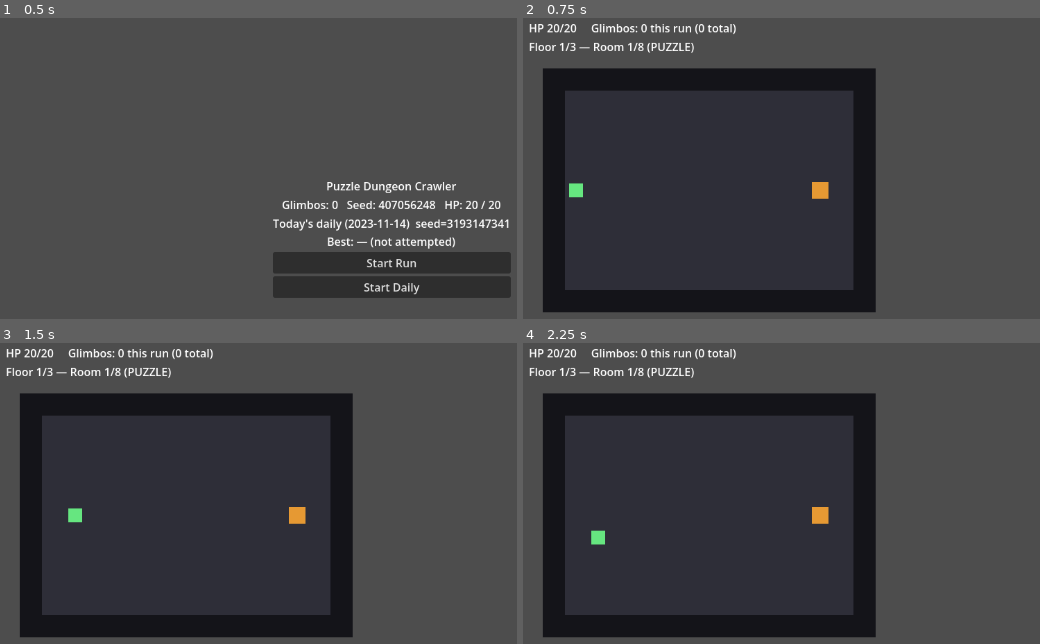
Above: before the commit, frames 1-4 (two rows, left to right).
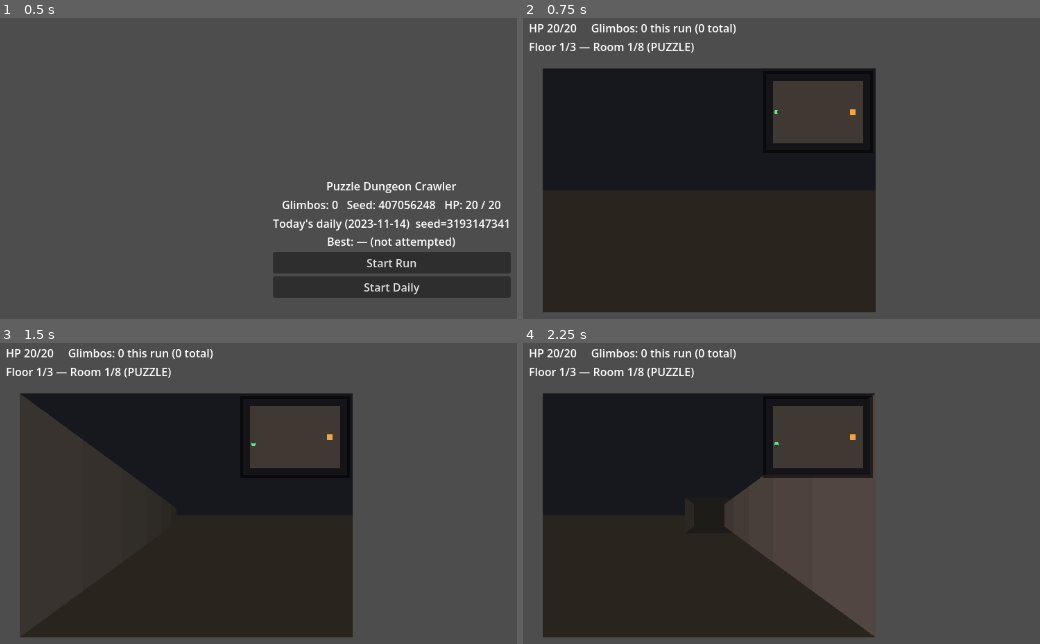
Above: after the commit, the same moments.

Repository: NickSanft/puzzle-dungeon-crawler
Game: Godot game, scene res://scenes/ui/main.tscn
Same seed, same stepped clock (60 frames per second), same inputs: the game is played once before the commit and once after it.
Inputs (mouse positions are in pixels of both pictures, inside the frame that each line leads up to):
- Up to frame 1 (0.5 s): no input
- Up to frame 2 (0.75 s): click "Start Run" at 0.5 s
- Up to frame 3 (1.5 s): tap Enter at 1.25 s; move the mouse to (outside the picture) at 1.27 s; hold D from 1.28 s (still down); tap Q at 1.35 s; click (outside the picture) at 1.42 s
- Up to frame 4 (2.25 s): tap E at 1.55, 2.1 s; tap Space at 2 s; move the mouse to (755, 583) at 2.02 s; release D at 2.03 s; hold S from 2.03 s (still down)

Frame 1 is identical in both runs. In frame 2, 35% of the frame differs, in the area x 8-66%, y 20-91%; in frame 3, 29%; in frame 4, 37%, in the area x 8-69%, y 16-98%.

Commit message:
First person corridor minimap

Diff:
--- a/scenes/dungeon/dungeon.gd
+++ b/scenes/dungeon/dungeon.gd
@@ -1,27 +1,55 @@
+class_name Dungeon
 extends Node2D
 
-const TILE_SIZE := 32
+# --- Grid / room config ---
 const ROOM_W := 15
 const ROOM_H := 11
 const ROOM_MID_Y := 5  # ROOM_H / 2
 
-const COLOR_FLOOR := Color(0.18, 0.18, 0.22)
-const COLOR_WALL := Color(0.08, 0.08, 0.1)
-const COLOR_PLAYER := Color(0.4, 0.9, 0.5)
-const COLOR_TRIGGER_PUZZLE := Color(0.9, 0.6, 0.2)
-const COLOR_TRIGGER_SHOP := Color(0.6, 0.4, 0.9)
-const COLOR_TRIGGER_BOSS := Color(0.9, 0.25, 0.3)
-const COLOR_DOOR := Color(0.5, 0.5, 0.55)
-
-enum Tile { FLOOR, WALL, DOOR }
+# --- First-person view config ---
+const VIEW_W := 480
+const VIEW_H := 352
+const MAX_VIS_DEPTH := 5
+# Per-step shrink of the depth frame. Smaller = faster convergence = shorter-feeling corridor.
+const DEPTH_SCALE := 0.62
+
+# --- Minimap ---
+const MINIMAP_TILE := 10
+const MINIMAP_MARGIN := 8
+
+# 0 = North, 1 = East, 2 = South, 3 = West
+const FACING_VECTORS: Array[Vector2i] = [
+	Vector2i(0, -1),
+	Vector2i(1, 0),
+	Vector2i(0, 1),
+	Vector2i(-1, 0),
+]
+
+# --- Palette ---
+const COLOR_CEILING := Color(0.09, 0.09, 0.12)
+const COLOR_FLOOR := Color(0.16, 0.14, 0.12)
+const COLOR_WALL_FRONT := Color(0.32, 0.28, 0.25)
+const COLOR_WALL_SIDE := Color(0.22, 0.2, 0.18)
+const COLOR_WALL_FAR := Color(0.12, 0.11, 0.1)
+const COLOR_TRIGGER_PUZZLE := Color(0.95, 0.65, 0.25)
+const COLOR_TRIGGER_SHOP := Color(0.65, 0.45, 0.95)
+const COLOR_TRIGGER_BOSS := Color(0.95, 0.3, 0.35)
+const COLOR_MINIMAP_BG := Color(0, 0, 0, 0.55)
+const COLOR_MINIMAP_FLOOR := Color(0.25, 0.22, 0.2)
+const COLOR_MINIMAP_WALL := Color(0.08, 0.08, 0.1)
+const COLOR_MINIMAP_PLAYER := Color(0.4, 0.9, 0.5)
+const COLOR_MINIMAP_FACING := Color(0.1, 0.25, 0.12)
+
+enum Tile { FLOOR, WALL }
 
 signal trigger_entered(room_type: String)
 
 var _tiles: Array = []
-var _player_pos: Vector2i = Vector2i(1, 1)
-var _trigger_pos: Vector2i = Vector2i(7, ROOM_MID_Y)
+var _player_pos: Vector2i = Vector2i(1, ROOM_MID_Y)
+var _trigger_pos: Vector2i = Vector2i(ROOM_W - 3, ROOM_MID_Y)
 var _trigger_type: String = "PUZZLE"
 var _active: bool = true
+var _player_facing: int = 1  # start facing East, toward the trigger
 
 func _ready() -> void:
 	_build_room()
@@ -39,6 +67,7 @@
 		_tiles.append(row)
 	_player_pos = Vector2i(1, ROOM_MID_Y)
 	_trigger_pos = Vector2i(ROOM_W - 3, ROOM_MID_Y)
+	_player_facing = 1
 
 func load_room(room_type: String) -> void:
 	_trigger_type = room_type
@@ -46,50 +75,189 @@
 	_build_room()
 	queue_redraw()
 
+func set_active(flag: bool) -> void:
+	_active = flag
+
+# --- Input ---
+
 func _unhandled_input(event: InputEvent) -> void:
 	if not _active:
 		return
 	if not (event is InputEventKey and event.pressed and not event.echo):
 		return
-	var dx := 0
-	var dy := 0
 	match event.keycode:
-		KEY_W, KEY_UP: dy = -1
-		KEY_S, KEY_DOWN: dy = 1
-		KEY_A, KEY_LEFT: dx = -1
-		KEY_D, KEY_RIGHT: dx = 1
-		_: return
-	_try_move(dx, dy)
-
-func _try_move(dx: int, dy: int) -> void:
-	var next := _player_pos + Vector2i(dx, dy)
-	if next.x < 0 or next.y < 0 or next.x >= ROOM_W or next.y >= ROOM_H:
-		return
-	if _tiles[next.y][next.x] == Tile.WALL:
+		KEY_W, KEY_UP:
+			_step_relative(1, 0)
+		KEY_S, KEY_DOWN:
+			_step_relative(-1, 0)
+		KEY_A:
+			_step_relative(0, -1)
+		KEY_D:
+			_step_relative(0, 1)
+		KEY_Q, KEY_LEFT:
+			_turn(-1)
+		KEY_E, KEY_RIGHT:
+			_turn(1)
+
+func _step_relative(forward: int, strafe: int) -> void:
+	var fwd: Vector2i = FACING_VECTORS[_player_facing] * forward
+	var side: Vector2i = _perpendicular(_player_facing) * strafe
+	var delta: Vector2i = fwd + side
+	if delta == Vector2i.ZERO:
+		return
+	var next: Vector2i = _player_pos + delta
+	if not _is_walkable(next):
+		Audio.play_damage()
 		return
 	_player_pos = next
+	Audio.play_click()
 	queue_redraw()
 	if _player_pos == _trigger_pos:
 		_active = false
 		trigger_entered.emit(_trigger_type)
 
-func set_active(flag: bool) -> void:
-	_active = flag
+func _turn(delta: int) -> void:
+	_player_facing = (_player_facing + delta + 4) % 4
+	Audio.play_mark()
+	queue_redraw()
+
+# --- Helpers ---
+
+func _is_walkable(t: Vector2i) -> bool:
+	if t.x < 0 or t.y < 0 or t.x >= ROOM_W or t.y >= ROOM_H:
+		return false
+	return _tiles[t.y][t.x] != Tile.WALL
+
+func _is_wall_or_oob(t: Vector2i) -> bool:
+	if t.x < 0 or t.y < 0 or t.x >= ROOM_W or t.y >= ROOM_H:
+		return true
+	return _tiles[t.y][t.x] == Tile.WALL
+
+static func _perpendicular(facing: int) -> Vector2i:
+	# Right-hand perpendicular: facing rotated 90° clockwise.
+	return FACING_VECTORS[(facing + 1) % 4]
+
+static func _frame_at(depth: int) -> Rect2:
+	var s: float = pow(DEPTH_SCALE, float(depth))
+	var w: float = VIEW_W * s
+	var h: float = VIEW_H * s
+	return Rect2((VIEW_W - w) * 0.5, (VIEW_H - h) * 0.5, w, h)
+
+# --- Drawing ---
 
 func _draw() -> void:
+	_draw_first_person()
+	_draw_minimap()
+
+func _draw_first_person() -> void:
+	# Ceiling + floor
+	draw_rect(Rect2(0, 0, VIEW_W, VIEW_H * 0.5), COLOR_CEILING)
+	draw_rect(Rect2(0, VIEW_H * 0.5, VIEW_W, VIEW_H * 0.5), COLOR_FLOOR)
+
+	var fwd_idx: int = _player_facing
+	var left_idx: int = (fwd_idx + 3) % 4
+	var right_idx: int = (fwd_idx + 1) % 4
+	var fwd_v: Vector2i = FACING_VECTORS[fwd_idx]
+	var left_v: Vector2i = FACING_VECTORS[left_idx]
+	var right_v: Vector2i = FACING_VECTORS[right_idx]
+
+	# Find nearest wall directly in front.
+	var blocker: int = MAX_VIS_DEPTH + 1
+	for d in range(1, MAX_VIS_DEPTH + 1):
+		var t: Vector2i = _player_pos + fwd_v * d
+		if _is_wall_or_oob(t):
+			blocker = d
+			break
+
+	# Draw trigger floor markers (painter: before walls so walls occlude them).
+	for d in range(1, min(blocker, MAX_VIS_DEPTH) + 1):
+		var t: Vector2i = _player_pos + fwd_v * d
+		if t == _trigger_pos:
+			_draw_trigger_marker(d)
+
+	# Draw back wall at the blocker depth (or skip if open to MAX_VIS_DEPTH).
+	if blocker <= MAX_VIS_DEPTH:
+		var back_frame: Rect2 = _frame_at(blocker)
+		draw_rect(back_frame, COLOR_WALL_FAR)
+
+	# Draw side walls from far to near so nearer walls overlap.
+	var deepest: int = min(blocker, MAX_VIS_DEPTH)
+	for depth in range(deepest, -1, -1):
+		var t: Vector2i = _player_pos + fwd_v * depth
+		var left_t: Vector2i = t + left_v
+		var right_t: Vector2i = t + right_v
+		var near_frame: Rect2 = _frame_at(depth)
+		var far_frame: Rect2 = _frame_at(depth + 1)
+
+		if _is_wall_or_oob(left_t):
+			var quad_l := PackedVector2Array([
+				Vector2(near_frame.position.x, near_frame.position.y),
+				Vector2(far_frame.position.x, far_frame.position.y),
+				Vector2(far_frame.position.x, far_frame.position.y + far_frame.size.y),
+				Vector2(near_frame.position.x, near_frame.position.y + near_frame.size.y),
+			])
+			draw_colored_polygon(quad_l, COLOR_WALL_SIDE.darkened(depth * 0.06))
+
+		if _is_wall_or_oob(right_t):
+			var nx: float = near_frame.position.x + near_frame.size.x
+			var fx: float = far_frame.position.x + far_frame.size.x
+			var quad_r := PackedVector2Array([
+				Vector2(nx, near_frame.position.y),
+				Vector2(fx, far_frame.position.y),
+				Vector2(fx, far_frame.position.y + far_frame.size.y),
+				Vector2(nx, near_frame.position.y + near_frame.size.y),
+			])
+			draw_colored_polygon(quad_r, COLOR_WALL_FRONT.darkened(depth * 0.06))
+
+func _draw_trigger_marker(depth: int) -> void:
+	var near_frame: Rect2 = _frame_at(depth)
+	var far_frame: Rect2 = _frame_at(depth + 1)
+	# Vertical band between far and near frame bottoms = the floor slice at this depth.
+	var y_far: float = far_frame.position.y + far_frame.size.y
+	var y_near: float = near_frame.position.y + near_frame.size.y
+	var mid_y: float = (y_far + y_near) * 0.5
+	var half_h: float = (y_near - y_far) * 0.35
+	var cx: float = VIEW_W * 0.5
+	var half_w: float = far_frame.size.x * 0.25
+	var color: Color = _trigger_color(_trigger_type)
+	var quad := PackedVector2Array([
+		Vector2(cx - half_w, mid_y - half_h),
+		Vector2(cx + half_w, mid_y - half_h),
+		Vector2(cx + half_w, mid_y + half_h),
+		Vector2(cx - half_w, mid_y + half_h),
+	])
+	draw_colored_polygon(quad, color)
+
+func _draw_minimap() -> void:
+	var mw: int = ROOM_W * MINIMAP_TILE
+	var mh: int = ROOM_H * MINIMAP_TILE
+	var origin := Vector2(VIEW_W - mw - MINIMAP_MARGIN, MINIMAP_MARGIN)
+	# Backing panel.
+	draw_rect(Rect2(origin - Vector2(4, 4), Vector2(mw + 8, mh + 8)), COLOR_MINIMAP_BG)
 	for y in ROOM_H:
 		for x in ROOM_W:
-			var rect := Rect2(x * TILE_SIZE, y * TILE_SIZE, TILE_SIZE, TILE_SIZE)
-			var c := COLOR_FLOOR
-			match _tiles[y][x]:
-				Tile.WALL: c = COLOR_WALL
-				Tile.DOOR: c = COLOR_DOOR
+			var rect := Rect2(
+				origin + Vector2(x * MINIMAP_TILE, y * MINIMAP_TILE),
+				Vector2(MINIMAP_TILE, MINIMAP_TILE))
+			var c: Color = COLOR_MINIMAP_WALL if _tiles[y][x] == Tile.WALL else COLOR_MINIMAP_FLOOR
 			draw_rect(rect, c)
-	var tc := _trigger_color(_trigger_type)
-	draw_rect(Rect2(_trigger_pos.x * TILE_SIZE + 4, _trigger_pos.y * TILE_SIZE + 4,
-		TILE_SIZE - 8, TILE_SIZE - 8), tc)
-	draw_rect(Rect2(_player_pos.x * TILE_SIZE + 6, _player_pos.y * TILE_SIZE + 6,
-		TILE_SIZE - 12, TILE_SIZE - 12), COLOR_PLAYER)
+	# Trigger.
+	draw_rect(Rect2(
+		origin + Vector2(_trigger_pos.x * MINIMAP_TILE + 1, _trigger_pos.y * MINIMAP_TILE + 1),
+		Vector2(MINIMAP_TILE - 2, MINIMAP_TILE - 2)), _trigger_color(_trigger_type))
+	# Player body.
+	var player_center: Vector2 = origin + Vector2(
+		_player_pos.x * MINIMAP_TILE + MINIMAP_TILE * 0.5,
+		_player_pos.y * MINIMAP_TILE + MINIMAP_TILE * 0.5)
+	draw_circle(player_center, MINIMAP_TILE * 0.35, COLOR_MINIMAP_PLAYER)
+	# Facing chevron.
+	var fv: Vector2i = FACING_VECTORS[_player_facing]
+	var fdir := Vector2(fv.x, fv.y)
+	var perp := Vector2(-fdir.y, fdir.x)
+	var tip: Vector2 = player_center + fdir * MINIMAP_TILE * 0.55
+	var base_l: Vector2 = player_center + fdir * MINIMAP_TILE * 0.1 - perp * MINIMAP_TILE * 0.25
+	var base_r: Vector2 = player_center + fdir * MINIMAP_TILE * 0.1 + perp * MINIMAP_TILE * 0.25
+	draw_colored_polygon(PackedVector2Array([tip, base_l, base_r]), COLOR_MINIMAP_FACING)
 
 func _trigger_color(t: String) -> Color:
 	match t:
--- a/scenes/dungeon/run_scene.tscn
+++ b/scenes/dungeon/run_scene.tscn
@@ -34,4 +34,4 @@
 
 [node name="Message" type="Label" parent="HUD"]
 layout_mode = 2
-text = "Use WASD to move. Walk onto the orange square."
+text = "W/S forward-back · A/D strafe · Q/E turn · walk onto the glowing marker. Minimap top-right."
--- a/tests/test_runner.gd
+++ b/tests/test_runner.gd
@@ -10,6 +10,7 @@
 	_test_save_system(t)
 	_test_unlock_tree(t)
 	_test_boss_patterns(t)
+	_test_facing_math(t)
 	_test_sudoku(t)
 	_test_run_manager(t)
 	var ok := t.report()
@@ -172,3 +173,22 @@
 	t.assert_eq(RunManager.puzzle_size_for(3), 10, "floor 3 size = 10")
 	t.assert_eq(RunManager.puzzle_size_for(99), 10, "floors beyond last clamp to last size")
 	t.assert_true(RunManager.density_for(1) <= RunManager.density_for(3), "density non-decreasing with floor")
+
+func _test_facing_math(t: TestFramework) -> void:
+	t.suite("Dungeon facing math")
+	t.assert_eq(Dungeon.FACING_VECTORS[0], Vector2i(0, -1), "0 is North")
+	t.assert_eq(Dungeon.FACING_VECTORS[1], Vector2i(1, 0), "1 is East")
+	t.assert_eq(Dungeon.FACING_VECTORS[2], Vector2i(0, 1), "2 is South")
+	t.assert_eq(Dungeon.FACING_VECTORS[3], Vector2i(-1, 0), "3 is West")
+	t.assert_eq(Dungeon._perpendicular(0), Vector2i(1, 0), "perpendicular of N is E")
+	t.assert_eq(Dungeon._perpendicular(1), Vector2i(0, 1), "perpendicular of E is S")
+	t.assert_eq(Dungeon._perpendicular(2), Vector2i(-1, 0), "perpendicular of S is W")
+	t.assert_eq(Dungeon._perpendicular(3), Vector2i(0, -1), "perpendicular of W is N")
+	# Depth frames: each depth should be a smaller concentric rect than the previous.
+	var f0: Rect2 = Dungeon._frame_at(0)
+	var f1: Rect2 = Dungeon._frame_at(1)
+	var f2: Rect2 = Dungeon._frame_at(2)
+	t.assert_true(f1.size.x < f0.size.x and f1.size.y < f0.size.y, "frame 1 is smaller than frame 0")
+	t.assert_true(f2.size.x < f1.size.x and f2.size.y < f1.size.y, "frame 2 is smaller than frame 1")
+	t.assert_true(absf((f0.position.x + f0.size.x * 0.5) - (f1.position.x + f1.size.x * 0.5)) < 0.5,
+		"frames share a horizontal center (vanishing point)")
